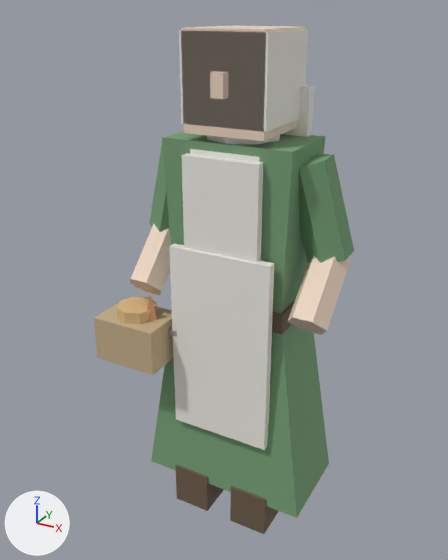
What one commit did to the glTF model public/models/char_townswoman.glb.
One viewpoint serves both versions: a 50 mm lens placed at (0.888, -1.744, 1.77), pointed at (-0.052, -0.034, 0.915). Lighting does not change. The marker at lower left points along +X, +Y and +Z. The older version comes first.

In view in the first picture: 'char_townswoman'.
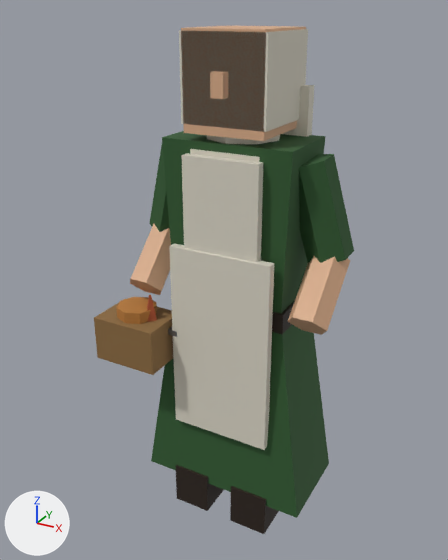
Where the change shows, as pixel boxes [x1, y1, x2, y2] in the pictures (448 x 560 px):
'char_townswoman', recoloured (darker)
    both: [94, 26, 354, 534]

What the commit changed:
Material 'CharSkin' (mat_charskin) changes colour from beige #efd7c2 to beige #dbad8a; in linear values from (0.86, 0.68, 0.54) to (0.711, 0.42, 0.253).
Material 'CharLinenWhite' (mat_charlinenwhite) changes colour from white #efece5 to pale yellow #dbd6c7; in linear values from (0.86, 0.84, 0.78) to (0.711, 0.674, 0.57).
Material 'CharLeatherDark' (mat_charleatherdark) changes colour from brown #6f5d4b to black #291c12; in linear values from (0.16, 0.11, 0.07) to (0.022, 0.0116, 0.00598).
Material 'CharWoolGreen' (mat_charwoolgreen) changes colour from green #76a076 to dark green #2e592e; in linear values from (0.18, 0.35, 0.18) to (0.0272, 0.1, 0.0272).
Material 'CharTerracotta' (mat_charterracotta) changes colour from beige #d79976 to brown #ad522e; in linear values from (0.68, 0.32, 0.18) to (0.42, 0.0835, 0.0272).
Material 'CharBreadCrust' (mat_charbreadcrust) changes colour from beige #ddb881 to orange #b87a38; in linear values from (0.72, 0.48, 0.22) to (0.477, 0.196, 0.0397).
Material 'CharWicker' (mat_charwicker) changes colour from beige #c4ad89 to brown #8c6b40; in linear values from (0.55, 0.42, 0.25) to (0.263, 0.147, 0.0509).
